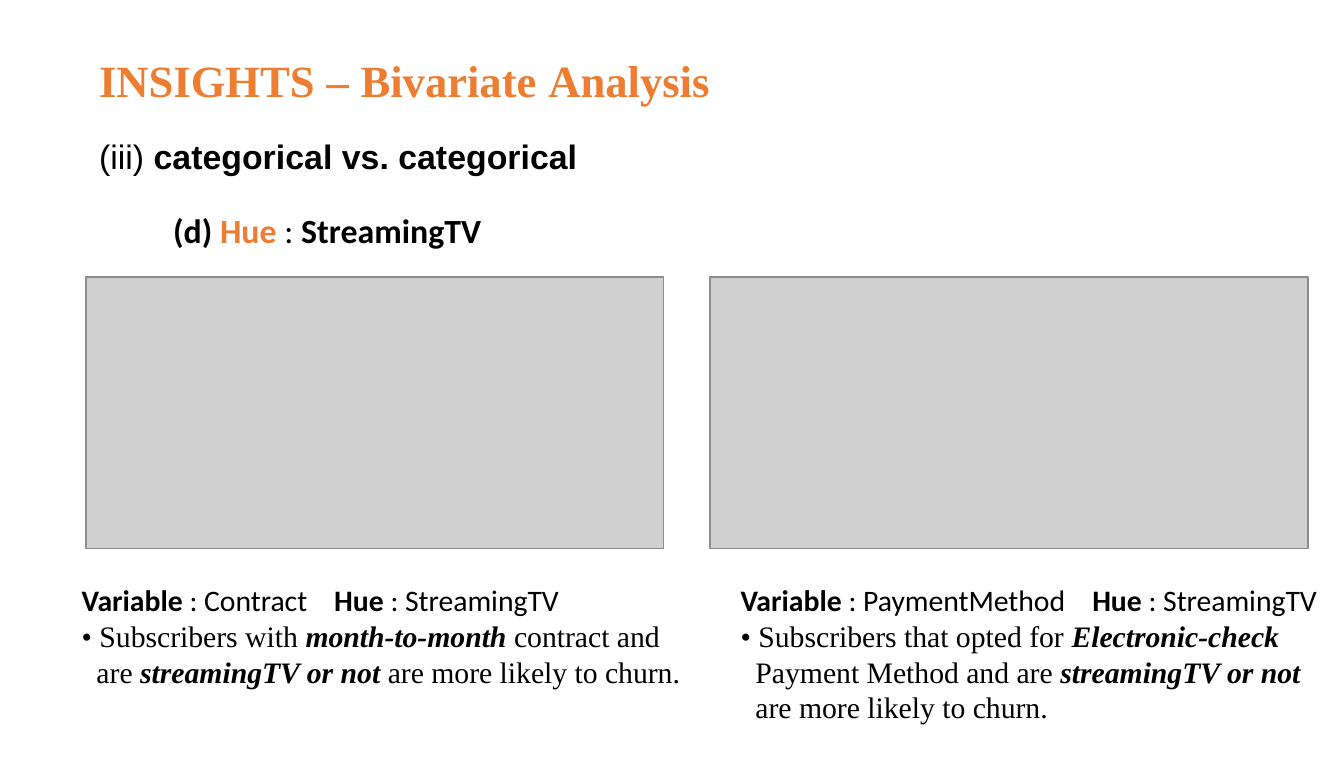
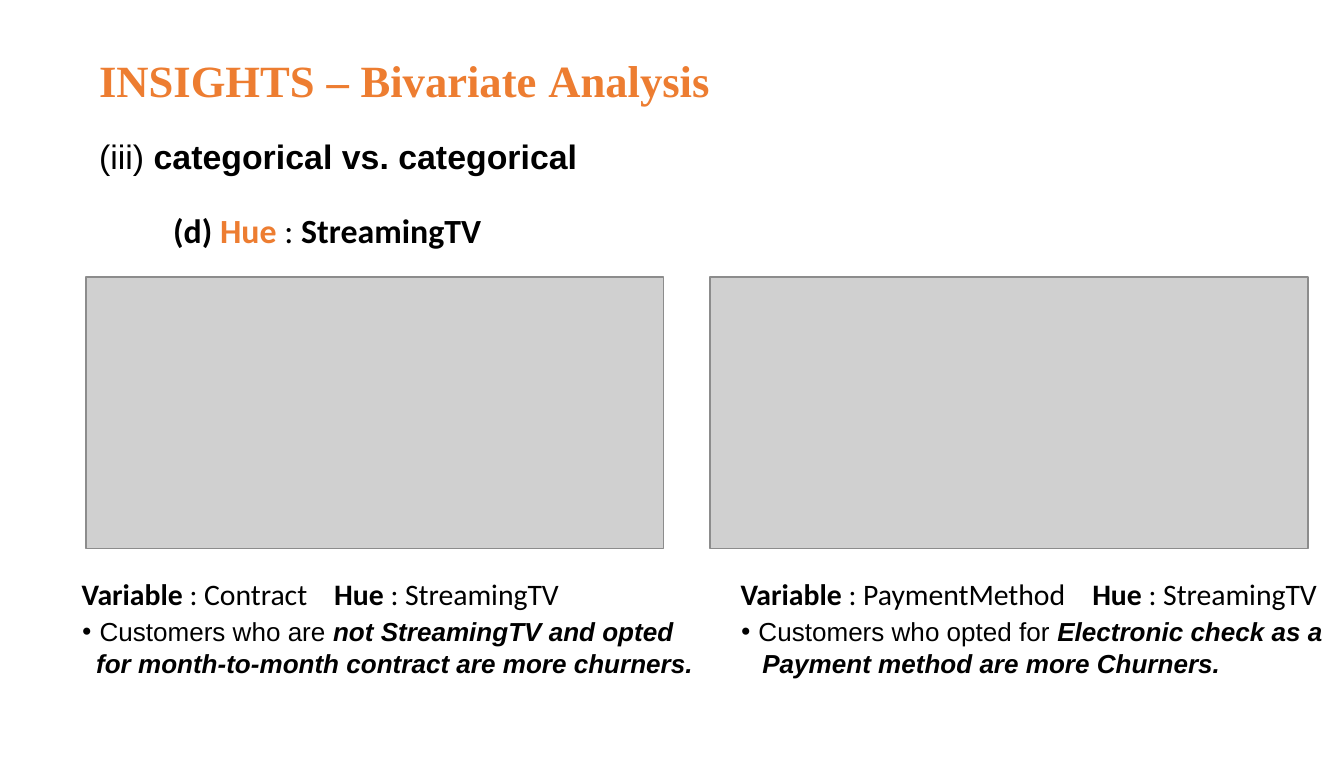
Before and after one commit to RVA-TheCoder/ClassificationProjects-SupervisedML, a slide deck: slide 21 of Customer Churn Project/Customer churn prediction.pptx. Drawn at 1344x759 pixels with LibreOffice and Linux fonts; fonts in the diff are those of the drawing; grey boxes stand for pictures. Boxes give left, top, right and bottom in pixels: in the first picture for what was removed or moved away, otherwise in the second. Text is boxed around its words. In the diff, an @@ line names an element or a change of style, - is before the commit and + after.

Commit message:
Made changes in EDA file and Customer churn prediction Presentation

```diff
--- a/Customer Churn Project/Customer churn prediction.pptx
+++ b/Customer Churn Project/Customer churn prediction.pptx
@@ text at bbox=[96, 622, 693, 674]: text changed; size 16 to 14 pt; font Times New Roman to Arial; bold on; italic on @@
-• Subscribers with month-to-month contract and
-are streamingTV or not are more likely to churn.
+• Customers who are not StreamingTV and opted
+for month-to-month contract are more churners.
@@ text at bbox=[758, 622, 1322, 679]: text changed; size 16 to 14 pt; font Times New Roman to Arial; bold on; italic on @@
-• Subscribers that opted for Electronic-check
-Payment Method and are streamingTV or not
-are more likely to churn.
+• Customers who opted for Electronic check as a
+Payment method are more Churners.
```
Also in this commit, not shown: 8 other slides changed, 5 other files.
